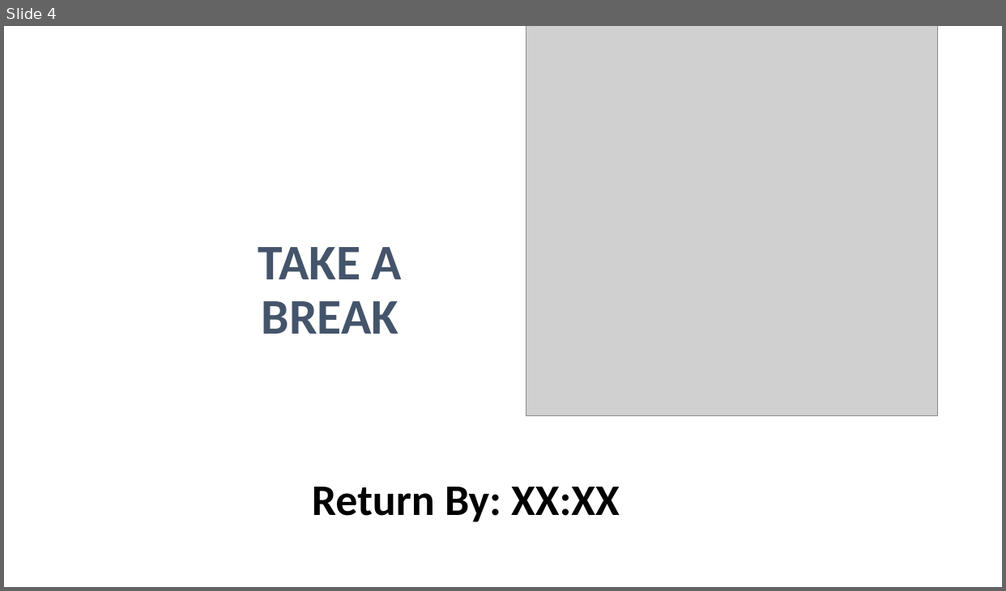
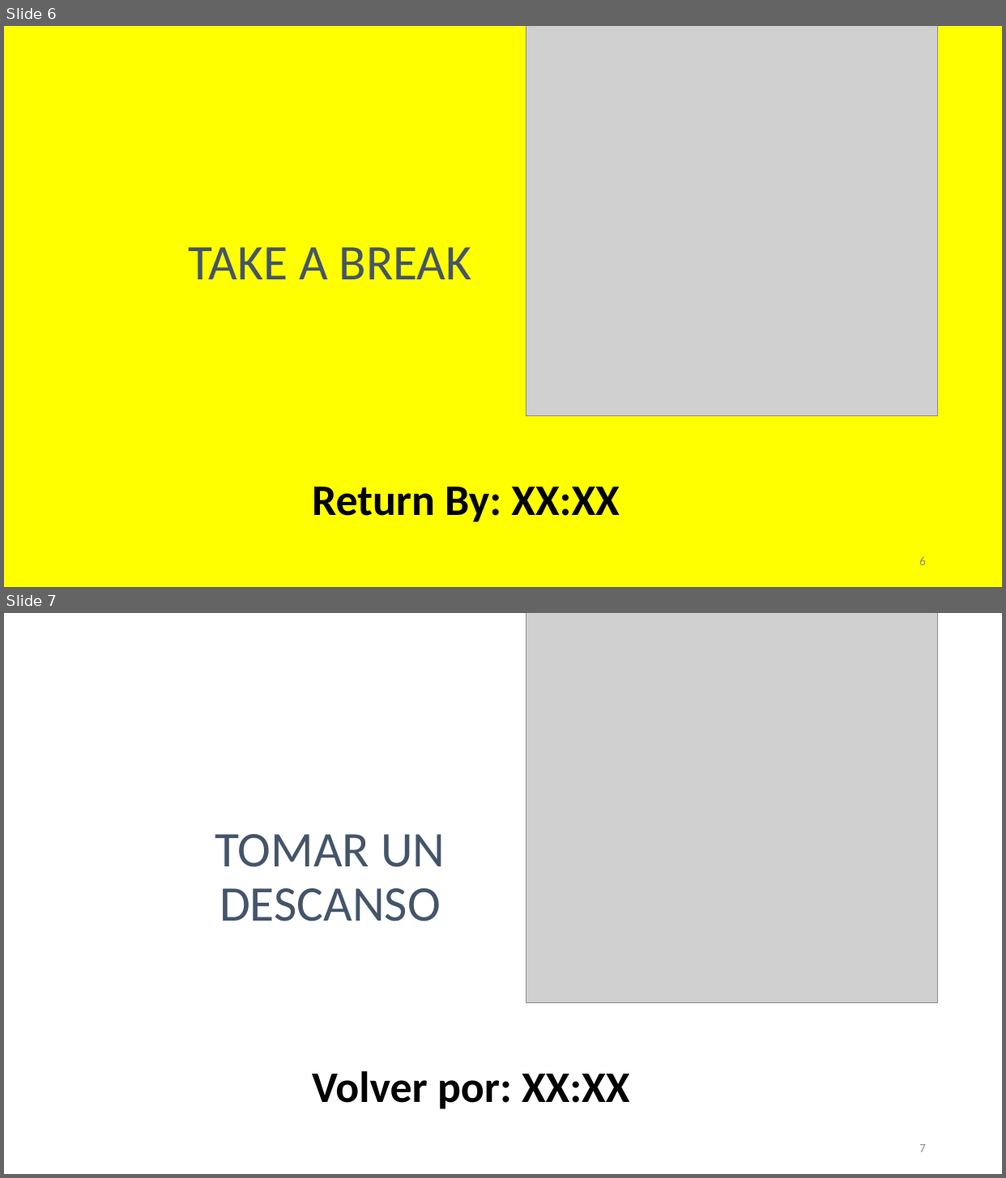
Before and after one commit to irregularchat/template-instructional-design, a slide deck: Development-Training_Name/4-Implement/Lesson_Plans-POI_NAME/Lesson_Plan01-NAME/Audio_Visual-Template/Lesson_Slide-LESSON_NAME.pptx. Shown one above the other, each under a label of ours: slide 4 before the commit, slides 6 and 7 after it. The pictures are 1006x591 and 1006x1178 pixels, drawn with LibreOffice and Linux fonts; fonts in the diff are those of the drawing; grey boxes stand for pictures; background and template pictures are left out. Boxes give left, top, right and bottom in pixels: in the first picture for what was removed or moved away, otherwise in the second. Text is boxed around its words. In the diff, an @@ line names an element or a change of style, - is before the commit and + after.

Commit message:
made the template match the master slide deck with colors and formats. removed placeholder logos

```diff
--- a/Development-Training_Name/4-Implement/Lesson_Plans-POI_NAME/Lesson_Plan01-NAME/Audio_Visual-Template/Lesson_Slide-LESSON_NAME.pptx
+++ b/Development-Training_Name/4-Implement/Lesson_Plans-POI_NAME/Lesson_Plan01-NAME/Audio_Visual-Template/Lesson_Slide-LESSON_NAME.pptx
@@ slide 7 added at <box>4,613,1002,1174</box>, background #FFFFFF @@
@@ picture added at <box>526,613,938,1003</box> @@
@@ title added at <box>215,834,445,922</box>, 48 pt, text #44546A @@
+TOMAR UN DESCANSO
@@ text added at <box>312,1071,629,1110</box>, 42 pt, text #000000, bold @@
+Volver por: XX:XX
@@ page number added at <box>919,1144,926,1152</box>, 12 pt, text #8C8C8C @@
+7
@@ what was slide 4 is now slide 6 @@
@@ slide 6 changed as well @@
@@ background #FFFFFF to #FFFF00 @@
@@ title "TAKE A BREAK" at <box>188,247,472,280</box>: bold off @@
@@ page number added at <box>919,557,926,565</box>, 12 pt, text #8C8C8C @@
+6
```
Also in this commit, not shown: 1 other slide changed, 3 other slides added, 1 slide removed.
